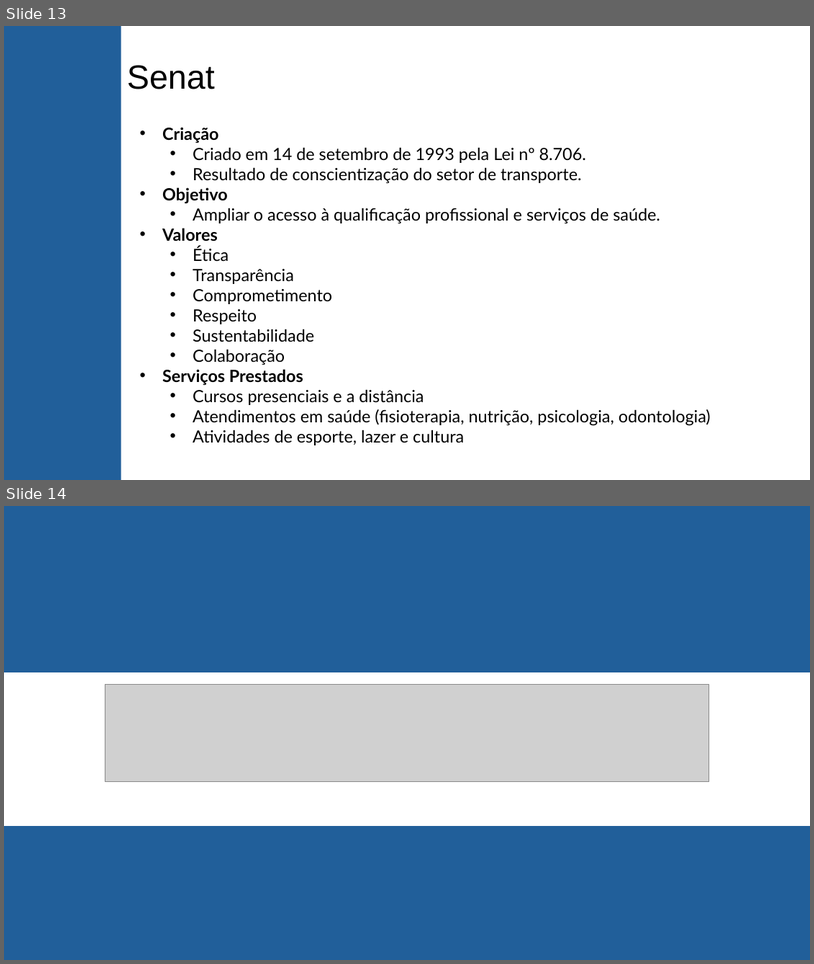
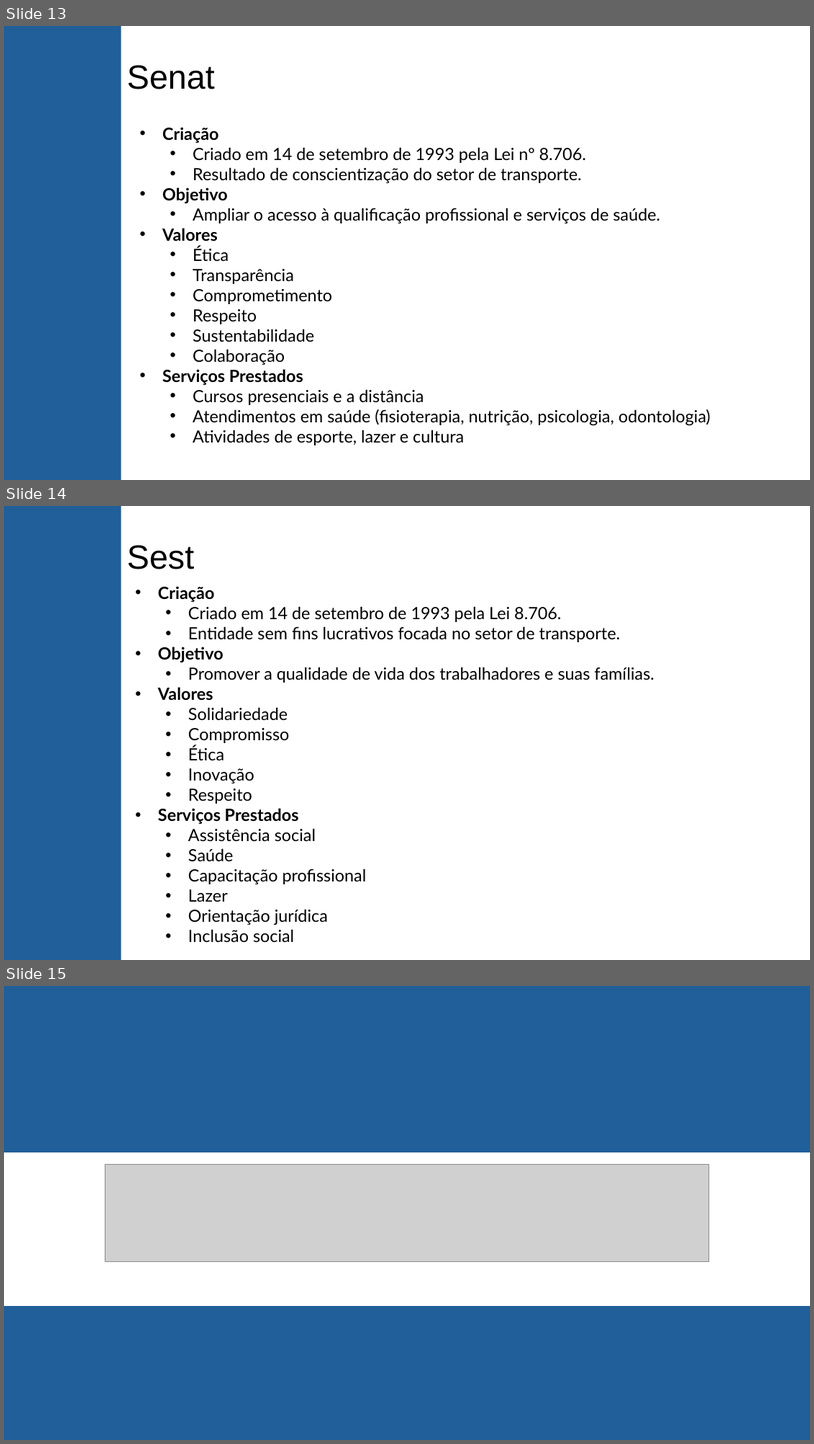
Before and after one commit to Julia-Olive/ISCE_Calvetti, a slide deck: Prática04_ISCE_Calvetti.pptx. Shown one above the other, each under a label of ours: slides 13 and 14 before the commit, slides 13, 14 and 15 after it. The pictures are 814x964 and 814x1444 pixels, drawn with LibreOffice and Linux fonts; fonts in the diff are those of the drawing; grey boxes stand for pictures. Boxes give left, top, right and bottom in pixels: in the first picture for what was removed or moved away, otherwise in the second. Text is boxed around its words. In the diff, an @@ line names an element or a change of style, - is before the commit and + after.

```diff
--- a/Prática04_ISCE_Calvetti.pptx
+++ b/Prática04_ISCE_Calvetti.pptx
@@ slide 14 added at [4, 506, 810, 960], background #FFFFFF @@
@@ rectangle added at [4, 506, 121, 960], fill #215F9A @@
@@ title added at [127, 545, 194, 569], 40 pt, text #000000 @@
+Sest
@@ text added at [158, 586, 654, 942], 20 pt, text #000000 @@
+• Criação
+  • Criado em 14 de setembro de 1993 pela Lei 8.706.
+  • Entidade sem fins lucrativos focada no setor de transporte.
+• Objetivo
+  • Promover a qualidade de vida dos trabalhadores e suas famílias.
+• Valores
+  • Solidariedade
+  • Compromisso
+  • Ética
+  • Inovação
+  • Respeito
+• Serviços Prestados
+  • Assistência social
+  • Saúde
+  • Capacitação profissional
+  • Lazer
+  • Orientação jurídica
+  • Inclusão social
@@ what was slide 14 is now slide 15 @@
```
Also in this commit, not shown: 1 other file.
